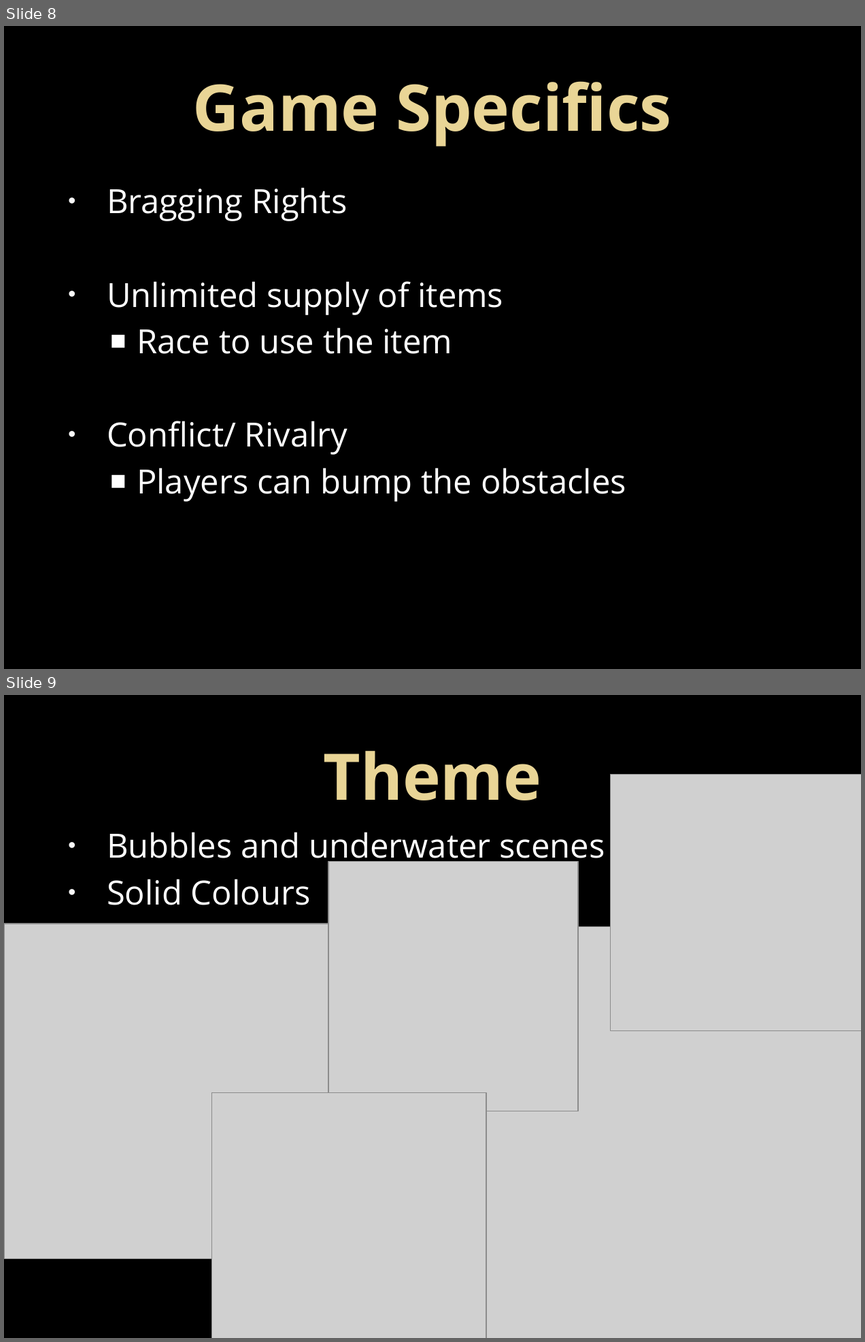
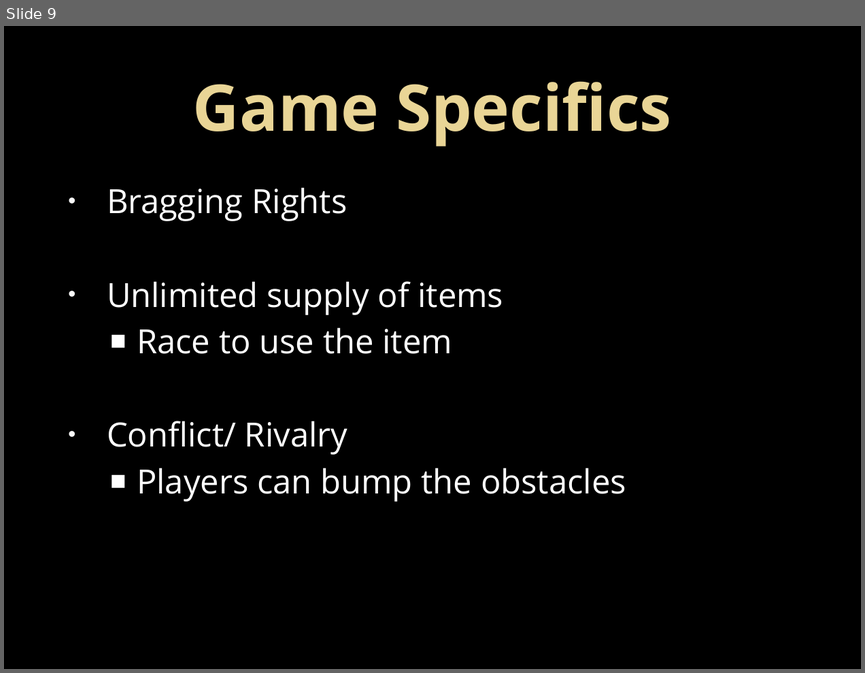
Before and after one commit to UoSGamesGroups/second-semester-level-4-5-s2-group-13, a slide deck: Group 13 Powerpoint presentation2.pptx. Shown one above the other, each under a label of ours: slides 8 and 9 before the commit, slide 9 after it. The pictures are 865x1342 and 865x673 pixels, drawn with LibreOffice and Linux fonts; fonts in the diff are those of the drawing; grey boxes stand for pictures. Boxes give left, top, right and bottom in pixels: in the first picture for what was removed or moved away, otherwise in the second. Text is boxed around its words. In the diff, an @@ line names an element or a change of style, - is before the commit and + after.

```diff
--- a/Group 13 Powerpoint presentation2.pptx
+++ b/Group 13 Powerpoint presentation2.pptx
@@ slide 9 removed at [4, 695, 861, 1338], background #000000 @@
@@ title removed at [323, 751, 541, 800] @@
-Theme
@@ picture removed at [611, 775, 861, 1031] @@
@@ text removed at [107, 832, 604, 905] @@
-• Bubbles and underwater scenes
-• Solid Colours
@@ picture removed at [328, 861, 577, 1110] @@
@@ picture removed at [4, 923, 339, 1259] @@
@@ picture removed at [419, 926, 861, 1338] @@
@@ picture removed at [212, 1093, 486, 1338] @@
@@ what was slide 8 is now slide 9 @@
```
Also in this commit, not shown: 4 slides changed, 1 slide added.
